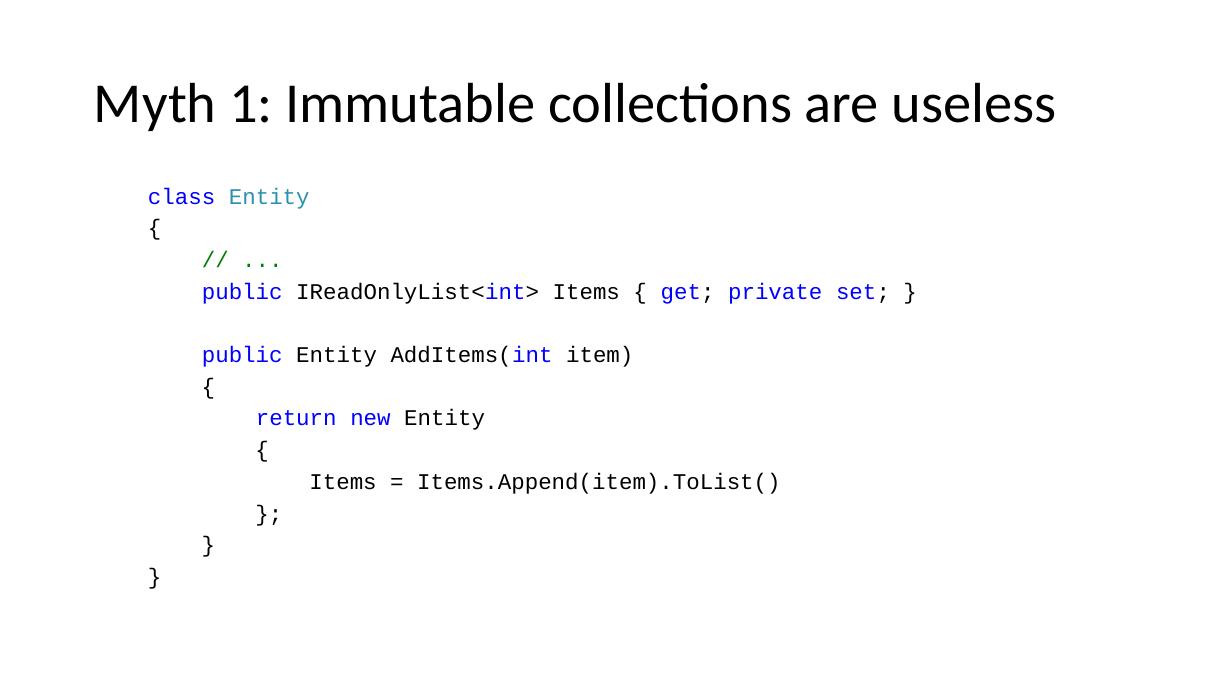
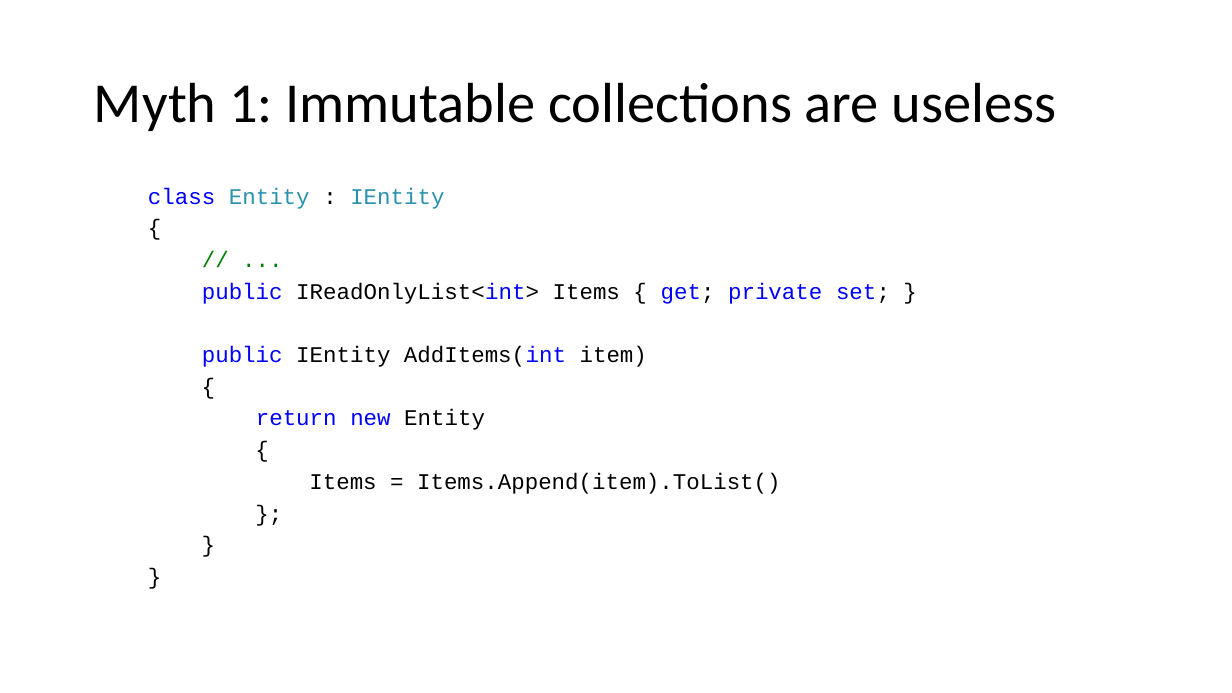
Before and after one commit to kugushev/presentations, a slide deck: slide 26 of Presentation.pptx (slide 27 before the commit). Drawn at 1232x693 pixels with LibreOffice and Linux fonts; fonts in the diff are those of the drawing. Boxes give left, top, right and bottom in pixels: in the first picture for what was removed or moved away, otherwise in the second. Text is boxed around its words. In the diff, an @@ line names an element or a change of style, - is before the commit and + after.

```diff
--- a/Presentation.pptx
+++ b/Presentation.pptx
@@ text at [148, 187, 444, 209]: text changed @@
-class Entity
+class Entity : IEntity
@@ text at [202, 346, 647, 367]: text changed @@
-public Entity AddItems(int item)
+public IEntity AddItems(int item)
```
Also in this commit, not shown: 6 other slides changed, 6 slides added, 2 slides removed, 6 other files.
